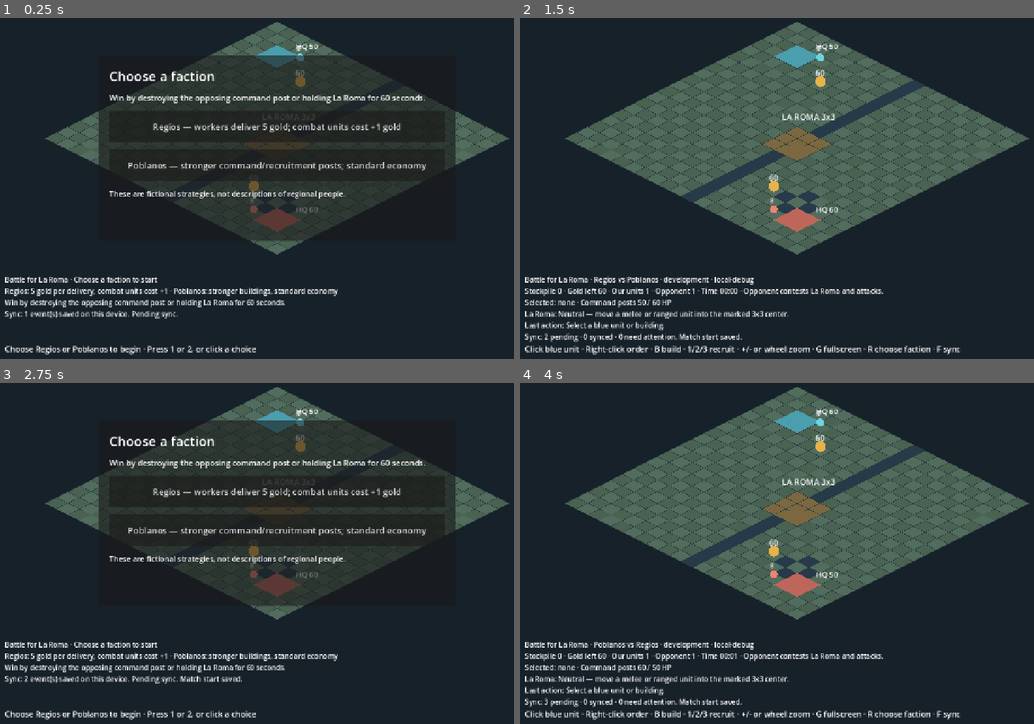
Above: before the commit, frames 1-4 (two rows, left to right).
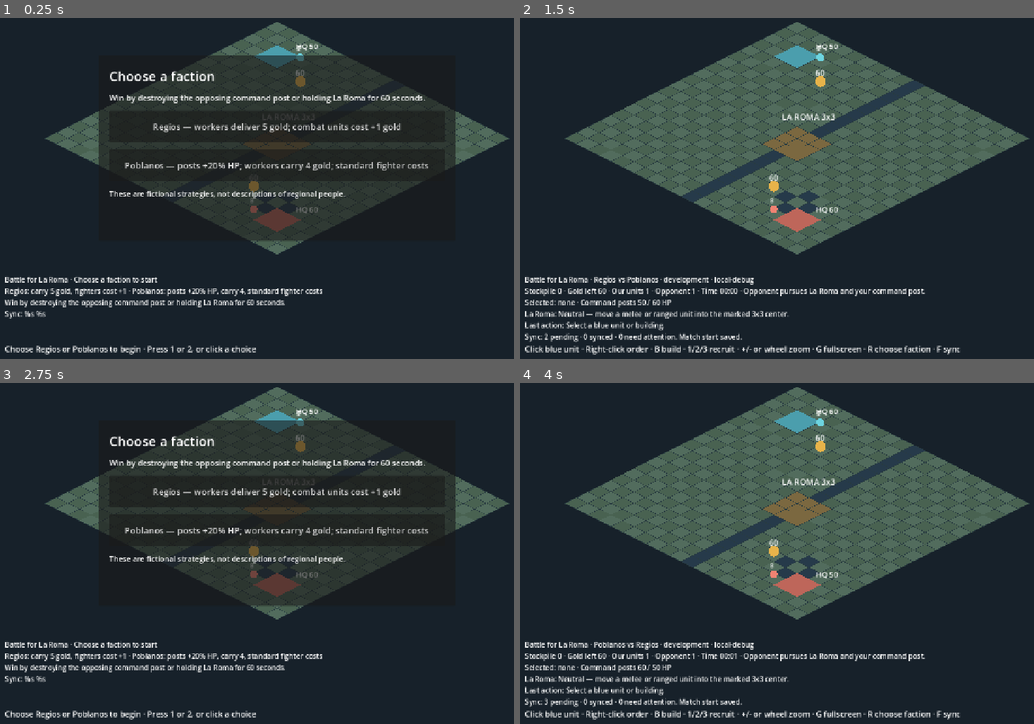
Above: after the commit, the same moments.

Repository: danybgoode/aomx
Game: Godot game, scene res://skirmish_main.tscn
Same seed, same stepped clock (60 frames per second), same inputs: the game is played once before the commit and once after it.
Inputs (mouse positions are in pixels of both pictures, inside the frame that each line leads up to):
- Up to frame 1 (0.25 s): no input
- Up to frame 2 (1.5 s): click "Regios — workers deliver 5 go…" at 0.5 s; tap Enter at 1.25 s; move the mouse to (920, 168) at 1.27 s; tap B at 1.35 s; click (920, 168) at 1.42 s
- Up to frame 3 (2.75 s): tap Space at 2 s; move the mouse to (164, 567) at 2.02 s; tap R at 2.1 s; click (164, 567) at 2.17 s
- Up to frame 4 (4 s): click (797, 529) at 2.75 s, where only the run before the commit has a clickable "Poblanos — stronger command/r…"; tap Enter at 3.5 s; move the mouse to (854, 475) at 3.52 s; tap T at 3.6 s; click (854, 475) at 3.67 s

The runs differ from the first frame. In frame 1, 1.7% of the frame differs, in the area x 4-84%, y 42-89%; in frame 2, 0.3%; in frame 3, 1.8%; in frame 4, 0.3%.

Commit message:
fix(prove-la-roma-promise): clarify faction trade-off and AI goal

Diff:
--- a/game/skirmish_main.gd
+++ b/game/skirmish_main.gd
@@ -115,7 +115,7 @@
 	regios.pressed.connect(_choose_faction.bind(Skirmish.REGIOS))
 	column.add_child(regios)
 	var poblanos := Button.new()
-	poblanos.text = "Poblanos — stronger command/recruitment posts; standard economy"
+	poblanos.text = "Poblanos — posts +20% HP; workers carry 4 gold; standard fighter costs"
 	poblanos.custom_minimum_size.y = 72
 	poblanos.add_theme_font_size_override("font_size", 20)
 	poblanos.pressed.connect(_choose_faction.bind(Skirmish.POBLANOS))
@@ -325,7 +325,7 @@
 	if hud == null:
 		return
 	if choosing_faction:
-		hud.text = "Battle for La Roma · Choose a faction to start\nRegios: 5 gold per delivery, combat units cost +1 · Poblanos: stronger buildings, standard economy\nWin by destroying the opposing command post or holding La Roma for 60 seconds.\nSync: %s %s" % [outbox.summary(), sync_note]
+		hud.text = "Battle for La Roma · Choose a faction to start\nRegios: carry 5 gold, fighters cost +1 · Poblanos: posts +20% HP, carry 4, standard fighter costs\nWin by destroying the opposing command post or holding La Roma for 60 seconds.\nSync: %s %s" % [outbox.summary(), sync_note]
 		return
 	if selected_id != -1 and not sim.entities.has(selected_id):
 		selected_id = -1
@@ -335,7 +335,7 @@
 	var enemy_hp: int = maxi(0, sim.entities[enemy_post].hp) if enemy_post != -1 else 0
 	var chosen := "none" if selected_id == -1 else "%s #%d (%d HP)" % [sim.entities[selected_id].kind.replace("_", " "), selected_id, sim.entities[selected_id].hp]
 	var total_seconds: int = floori(float(sim.tick_number) / 10.0)
-	var opponent_note := "Opponent contests La Roma and attacks."
+	var opponent_note := "Opponent pursues La Roma and your command post."
 	hud.text = "Battle for La Roma · %s vs %s · %s · %s\nStockpile %d · Gold left %d · Our units %d · Opponent %d · Time %02d:%02d · %s\nSelected: %s · Command posts %d / %d HP\nLa Roma: %s\nLast action: %s\nSync: %s %s" % [
 		sim.factions[Skirmish.HUMAN].capitalize(), sim.factions[Skirmish.COMPUTER].capitalize(), AlphaConfig.CHANNEL, AlphaConfig.BUILD_ID,
 		sim.stockpile[Skirmish.HUMAN], sim.sources[Skirmish.HUMAN].amount,
